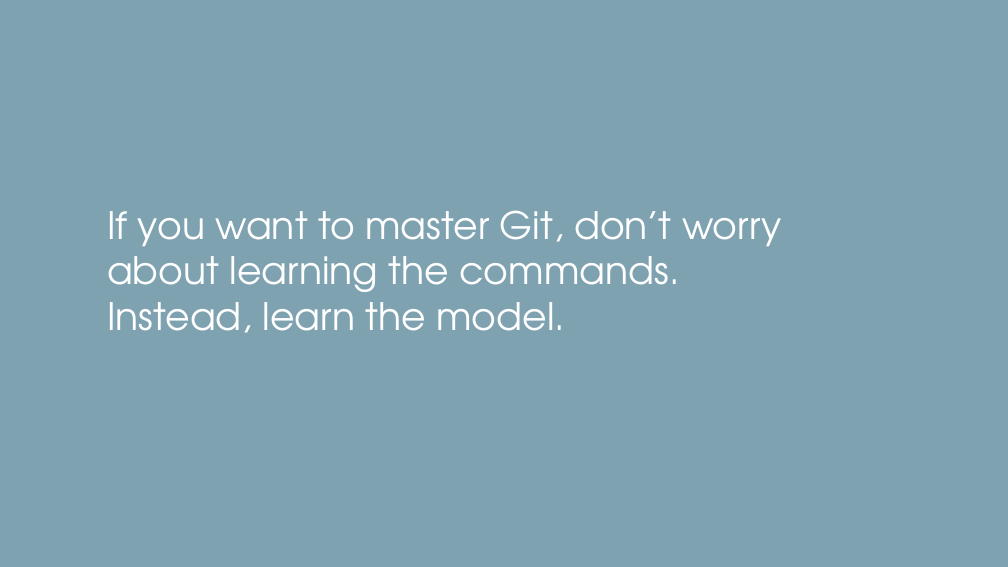
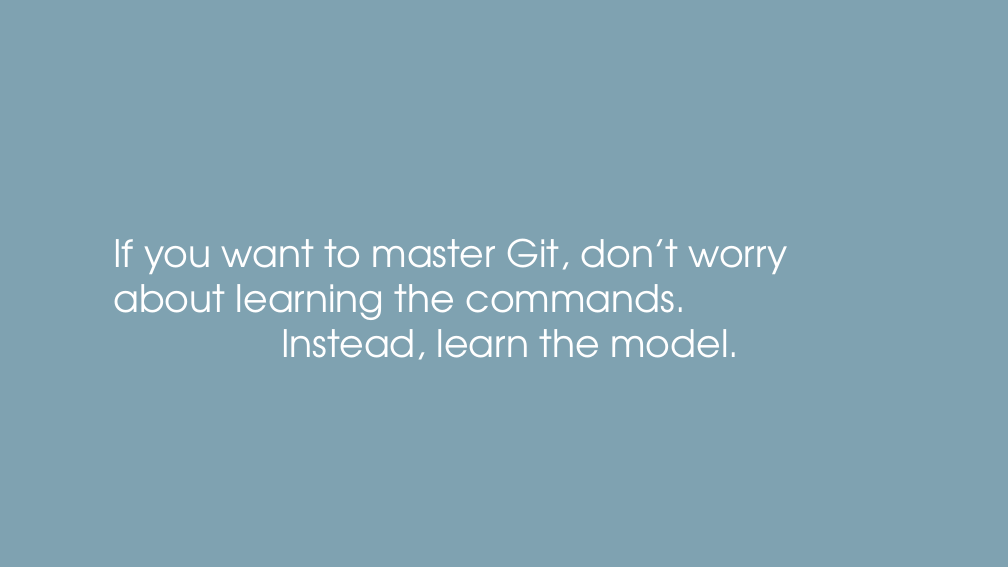
Before and after one commit to kmahmou/passion, a slide deck: slide 5 of docs/ppt/git_module_01.pptx. Drawn at 1008x567 pixels with LibreOffice and Linux fonts; fonts in the diff are those of the drawing; background and template pictures are left out. Boxes give left, top, right and bottom in pixels: in the first picture for what was removed or moved away, otherwise in the second. Text is boxed around its words. In the diff, an @@ line names an element or a change of style, - is before the commit and + after.

```diff
--- a/docs/ppt/git_module_01.pptx
+++ b/docs/ppt/git_module_01.pptx
@@ title at [113, 238, 789, 330]: text changed @@
-If you want to master Git, don’t worry
-about learning the commands.
-Instead, learn the model.
+If you want to master Git, don’t worry
+about learning the commands.
@@ text added at [281, 318, 740, 360], 36 pt, text #FFFFFF @@
+Instead, learn the model.
```
Also in this commit, not shown: 3 other slides changed, 4 other files.
